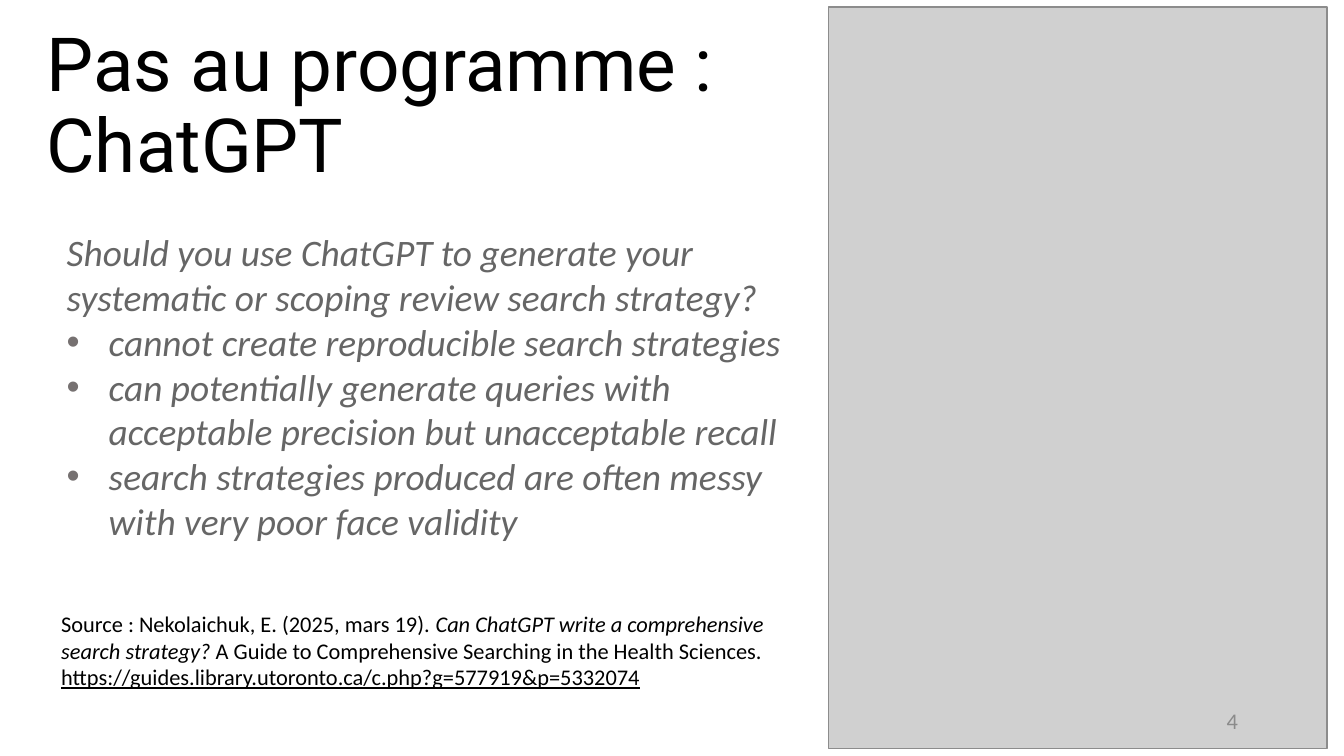
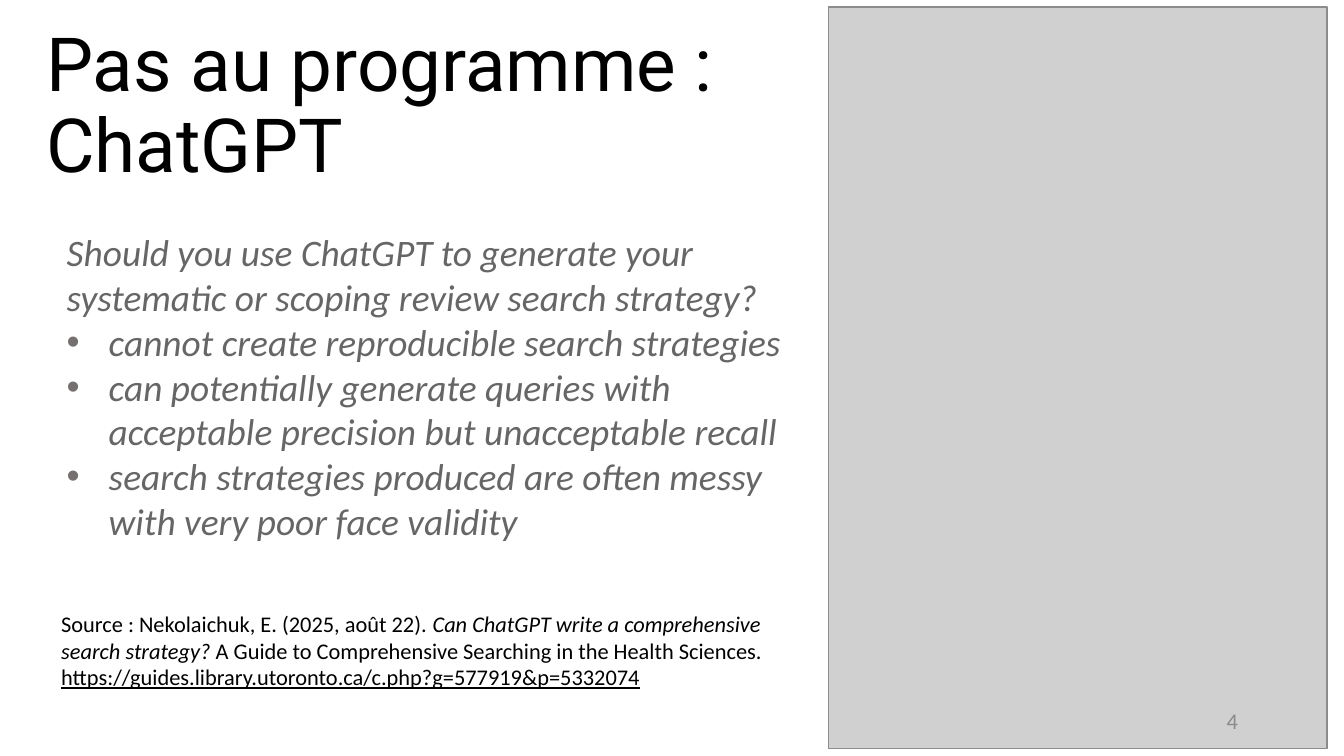
Before and after one commit to fflamerie/intro_revlit, a slide deck: slide 4 of docs/Intro_RevLit.odp. Drawn at 1344x756 pixels with LibreOffice and Linux fonts; fonts in the diff are those of the drawing; grey boxes stand for pictures. Boxes give left, top, right and bottom in pixels: in the first picture for what was removed or moved away, otherwise in the second. Text is boxed around its words. In the diff, an @@ line names an element or a change of style, - is before the commit and + after.

```diff
--- a/docs/Intro_RevLit.odp
+++ b/docs/Intro_RevLit.odp
@@ text at (x1=61, y1=616, x2=762, y2=689): text changed @@
-Source : Nekolaichuk, E. (2025, mars 19). Can ChatGPT write a comprehensive search strategy? A Guide to Comprehensive Searching in the Health Sciences. https://guides.library.utoronto.ca/c.php?g=577919&p=5332074
+Source : Nekolaichuk, E. (2025, août 22). Can ChatGPT write a comprehensive search strategy? A Guide to Comprehensive Searching in the Health Sciences. https://guides.library.utoronto.ca/c.php?g=577919&p=5332074
```
Also in this commit, not shown: 32 other slides changed, 6 slides added, 5 slides removed, 11 other files.
